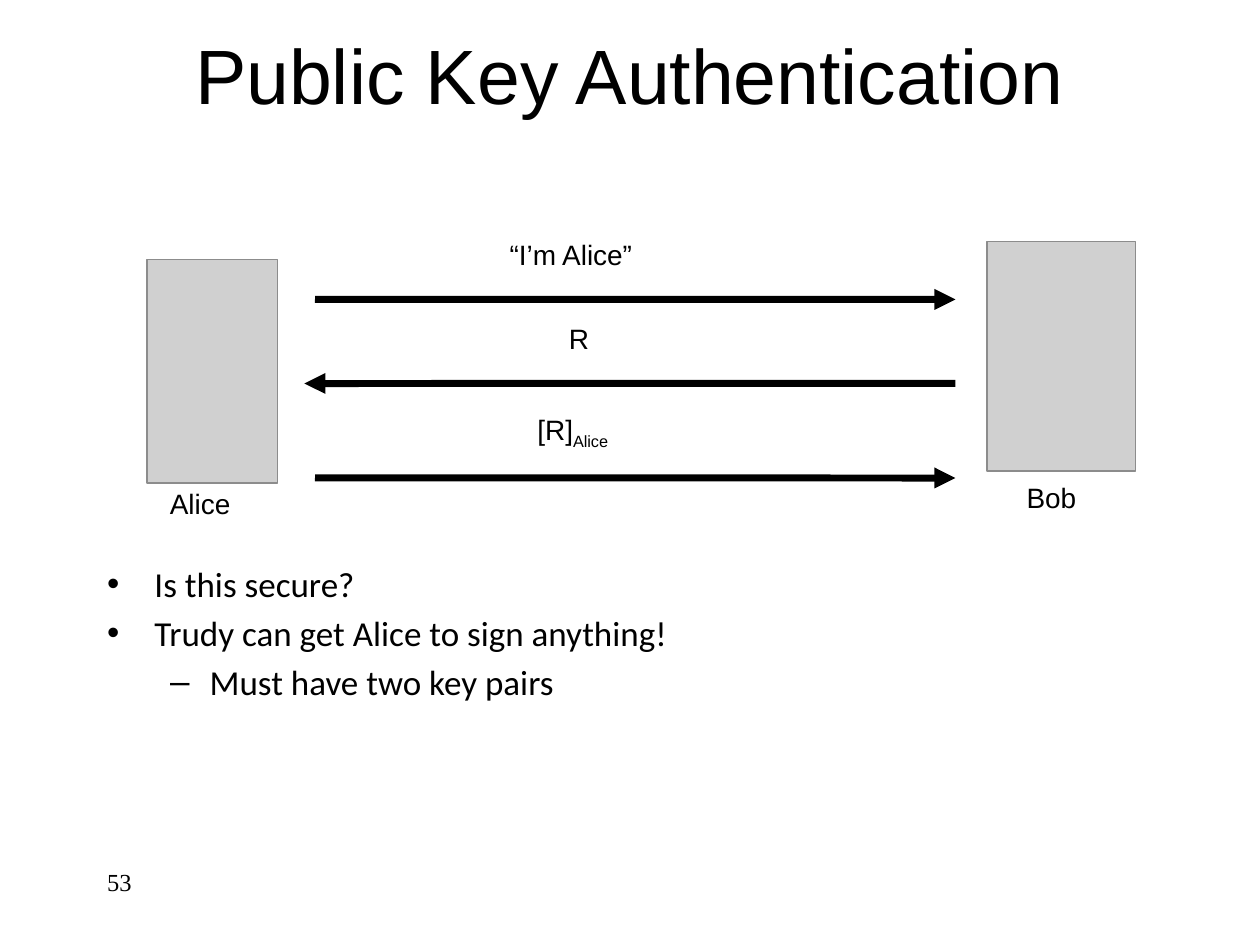
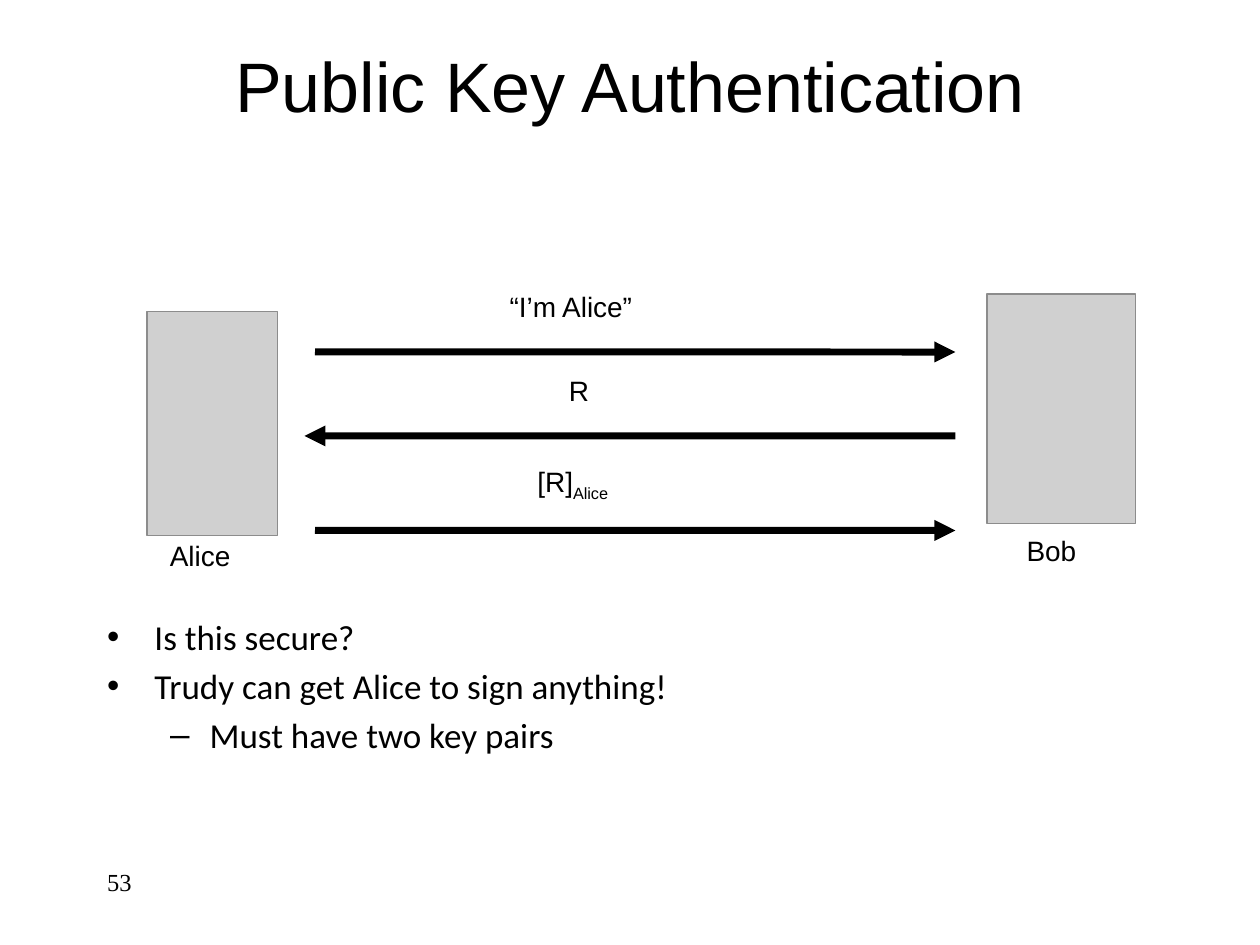
Before and after one commit to jlmucb/class_notes, a slide deck: slide 53 of BerkeleyClass/CS290Spring2013/Lectures/Cryptoclass9.pptx. Drawn at 1260x945 pixels with LibreOffice and Linux fonts; fonts in the diff are those of the drawing; grey boxes stand for pictures. Boxes give left, top, right and bottom in pixels: in the first picture for what was removed or moved away, otherwise in the second. Text is boxed around its words. In the diff, an @@ line names an element or a change of style, - is before the commit and + after.

Commit message:
FOrmatting

```diff
--- a/BerkeleyClass/CS290Spring2013/Lectures/Cryptoclass9.pptx
+++ b/BerkeleyClass/CS290Spring2013/Lectures/Cryptoclass9.pptx
@@ title "Public Key Authentication": place and size @@
-title "Public Key Authentication" at (195,48,1064,119)
+title "Public Key Authentication" at (235,61,1024,125)
@@ title "Public Key Authentication" at (235,61,1024,125): size 44 to 40 pt @@
@@ 4 texts, 1 arrow: place and size @@
-4 texts, 1 arrow at (170,244,955,515)
+4 texts, 1 arrow at (170,296,955,567)
@@ 2 pictures, 2 texts, 2 arrows: place and size @@
-2 pictures, 2 texts, 2 arrows at (147,242,1135,701)
+2 pictures, 2 texts, 2 arrows at (147,294,1135,754)
```
Also in this commit, not shown: 28 other slides changed.
